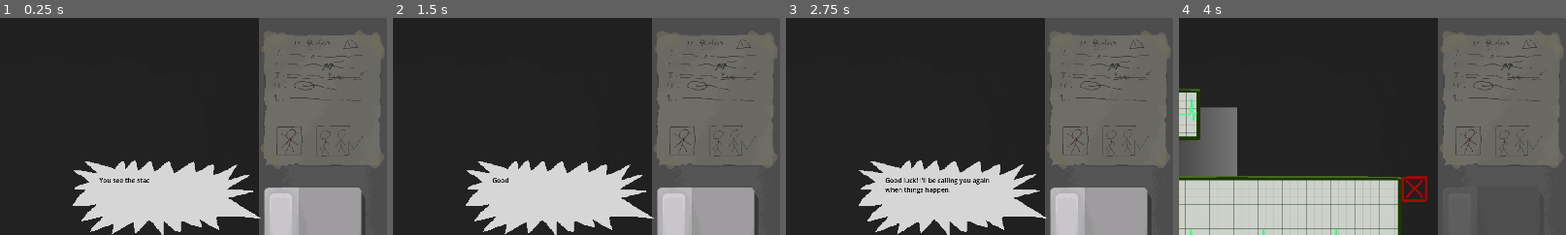
Above: before the commit, frames 1-4 (left to right).
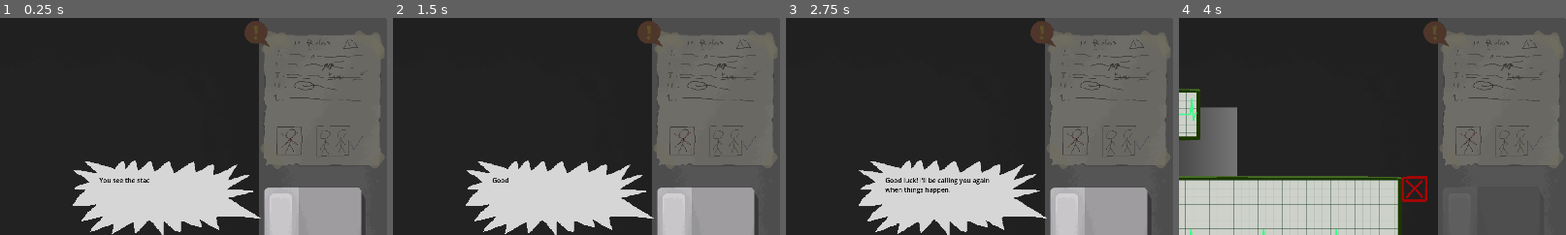
Above: after the commit, the same moments.

Repository: Blulow/brackeysjam
Game: Godot game, scene res://scenes/game.tscn
The game is run twice, just before and just after one commit, with the same random seed, the same clock (stepped at 60 frames per second) and the same inputs.
Inputs (mouse positions are % of the whole screen's width and height, from its top left):
- Up to frame 1 (0.25 s): no input
- Up to frame 2 (1.5 s): tap Enter at 0.5 s; move the mouse to (72, 45) at 0.52 s; click (72, 45) at 0.67 s; tap Space at 1.25 s; move the mouse to (30, 55) at 1.27 s; click (30, 55) at 1.42 s
- Up to frame 3 (2.75 s): tap Enter at 2 s; move the mouse to (60, 28) at 2.02 s; click (60, 28) at 2.17 s
- Up to frame 4 (4 s): tap Space at 2.75 s; move the mouse to (45, 70) at 2.77 s; click (45, 70) at 2.92 s; move the mouse to (20, 63) at 3.52 s; click (20, 63) at 3.67 s
The pictures show only the part of the screen within x 50-100%, y 0-50%; the shares and areas given below are measured in that part.

The runs differ from the first frame. In frame 1, 0.5% of the frame differs, in the area x 63-70%, y 1-14%; in frame 2, 0.5%; in frame 3, 0.5%; in frame 4, 0.5%.

Commit message:
add: alert on rule increment

Diff:
--- a/scenes/game.tscn
+++ b/scenes/game.tscn
@@ -113,4 +113,5 @@
 [connection signal="round_end" from="RoundManager" to="RoundManager" method="_on_round_end"]
 [connection signal="round_start" from="RoundManager" to="World/PeopleArea/PeoplePath/PathFollow2D/People" method="_on_round_start"]
 [connection signal="round_stay" from="RoundManager" to="World/PeopleArea/PeoplePath/PathFollow2D/People" method="_on_round_stay"]
+[connection signal="rule_shown" from="RoundManager" to="World/Objects/Rule" method="_on_rule_shown"]
 [connection signal="rule_shown" from="RoundManager" to="RoundManager" method="_on_rule_shown"]
--- a/scenes/objects/rule.tscn
+++ b/scenes/objects/rule.tscn
@@ -1,11 +1,13 @@
 [gd_scene format=3 uid="uid://cqbksjfi86dqh"]
 
+[ext_resource type="Script" uid="uid://ctnya2at36tca" path="res://scripts/objects/rule.gd" id="1_m2xwo"]
 [ext_resource type="Shader" uid="uid://bw5ewe3knewbx" path="res://assets/shaders/outline.gdshader" id="1_ouf7d"]
 [ext_resource type="PackedScene" uid="uid://hc02c5uwjpoi" path="res://scenes/components/selectable_component.tscn" id="2_cv43s"]
 [ext_resource type="Texture2D" uid="uid://c7cnndw4dqdva" path="res://assets/images/objects/rules.png" id="2_m2xwo"]
 [ext_resource type="PackedScene" uid="uid://bmjjkm0ml1gmd" path="res://scenes/components/ui/popup_ui_component.tscn" id="3_m2xwo"]
 [ext_resource type="PackedScene" uid="uid://qlgh5flxcovm" path="res://scenes/popup_ui/rule_popup.tscn" id="4_ouf7d"]
 [ext_resource type="PackedScene" uid="uid://pgwfcdoksmc5" path="res://scenes/components/selectable_popup_component.tscn" id="5_j7dvy"]
+[ext_resource type="Texture2D" uid="uid://8m2vq526houy" path="res://assets/images/objects/alert.png" id="8_xn3jo"]
 
 [sub_resource type="ShaderMaterial" id="ShaderMaterial_puc5w"]
 shader = ExtResource("1_ouf7d")
@@ -17,7 +19,30 @@
 shader_parameter/add_margins = true
 shader_parameter/number_of_images = Vector2(1, 1)
 
+[sub_resource type="AtlasTexture" id="AtlasTexture_xn3jo"]
+atlas = ExtResource("8_xn3jo")
+region = Rect2(0, 0, 66, 66)
+
+[sub_resource type="AtlasTexture" id="AtlasTexture_j7dvy"]
+atlas = ExtResource("8_xn3jo")
+region = Rect2(66, 0, 66, 66)
+
+[sub_resource type="SpriteFrames" id="SpriteFrames_pr7ml"]
+animations = [{
+"frames": [{
+"duration": 1.0,
+"texture": SubResource("AtlasTexture_xn3jo")
+}, {
+"duration": 1.0,
+"texture": SubResource("AtlasTexture_j7dvy")
+}],
+"loop": true,
+"name": &"default",
+"speed": 5.0
+}]
+
 [node name="Rule" type="Node2D" unique_id=425908746]
+script = ExtResource("1_m2xwo")
 
 [node name="Sprite2D" type="Sprite2D" parent="." unique_id=304575131]
 material = SubResource("ShaderMaterial_puc5w")
@@ -35,4 +60,10 @@
 
 [node name="SelectablePopupComponent" parent="." unique_id=1963949682 instance=ExtResource("5_j7dvy")]
 
+[node name="Alert" type="AnimatedSprite2D" parent="." unique_id=687608509]
+position = Vector2(-161, -164)
+sprite_frames = SubResource("SpriteFrames_pr7ml")
+autoplay = "default"
+
+[connection signal="clicked" from="SelectableComponent" to="." method="_on_clicked"]
 [connection signal="input_event" from="SelectableComponent" to="." method="_on_selectable_component_input_event"]
--- /dev/null
+++ b/scripts/objects/rule.gd
@@ -0,0 +1,10 @@
+extends Node2D
+
+func _ready() -> void:
+	$Alert.visible = false
+
+func _on_rule_shown(count: int) -> void:
+	$Alert.visible = true
+
+func _on_clicked() -> void:
+	$Alert.visible = false
Binary file added: assets/images/objects/alert.png
Not shown, added: assets/images/objects/alert.png.import
Not shown, added: scripts/objects/rule.gd.uid
